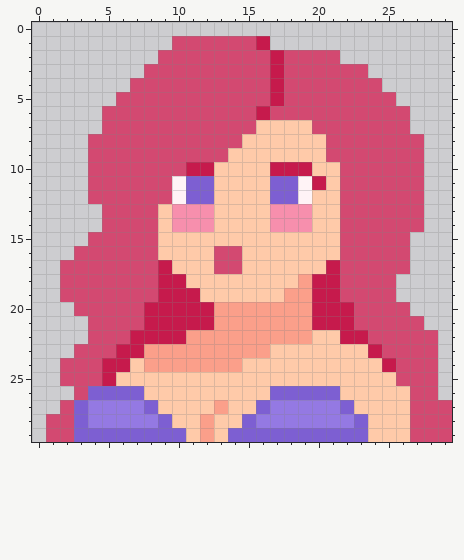
File history of a pixel-art sprite, react_main/public/images/roles/siren-vivid.png. The picture above was drawn from the file before the commit.
The file is 30x30 pixels. Pixels under 10% opacity are left out.
Once edited:
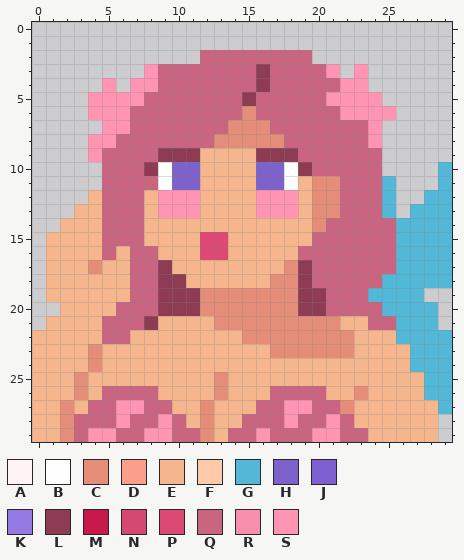
Palette (. is transparent): A #fff3f6  B #fffeff  C #e48d79  D #fb9f8a  E #f5b68e  F #ffcaa9  G #53b8d7  H #7c62ca  J #7d5fd2  K #9479e3  L #8e3c54  M #c61a4c  N #d34971  P #dc4974  Q #ca6581  R #f78fad  S #ff94b3
Edits made:
Changed rows in their new state; - is an unchanged pixel.
first column x 0:
 1 ----------.......-------------
 2 ---------...QQQQQQQQ..--------
 3 --------SQQQQQQQLQQQQS.S------
 4 -----S-SSQQQQQQQLQQQQQSS.-----
 5 ----SSSSQQQQQQQLQQQQQSSSS.----
 6 ----SSSQQQQQQQQCQQQQQQSSSS.---
 7 -----SSQQQQQQQCCCQQQQQQQS..---
 8 ----SSQQQQQQQCCCCCQQQQQQS...--
 9 ----SQQQQLLLEEEELLLQQQQQQ...--
10 ----.QQQLBHHEEEEHHBLQQQQQ...-G
11 ----.QQQQBHHEEEEHHBECCQQQG..-G
12 ----EQQQESSSEEEESSSECCQQQG..GG
13 ---EEQQQESSSEEEESSSECCQQQG.GGG
14 --EEEQQQEEEEEEEEEEEECQQQQQGGGG
15 -EEEEQQQEEEEPPEEEEEEQQQQQQGGGG
16 -EEEEQEQQEEEPPEEEEEQQQQQQQGGGG
17 -EEECEEQQLEEEEEEEECLQQQQQQGGGG
18 -EEEEEEQQLLEEEEEECCLQQQQQGGGGG
19 -EEEEEEQQLLLCCCCCCCLLQQQGGGG--
20 --EEEEQQQLLLCCCCCCCLLQQQQGGGG-
21 -EEEEQQQLEEEECCCCCCCCCEEQQGGG-
22 EEEEEQQEEEEEEEECCCCCCCCEEEGGGG
23 EEEECEEEEEEEEEEEECCCCCCEEEEGGG
24 EEEECEEEEEEEEEEEEEEEEEEEEEEGGG
25 EEECEEEEEEEEECEEEEEEEEEEEEEEGG
26 EEECEQQQQEEEECEEEQQQQEECEEEEGG
27 EECEQQSSQQEECEEEQQSSQQCEEEEEEG
28 EECQQQSQQSQECEEQQQSQQSQEEEEEE.
29 EECQSSQQSSQQCEQQSQQQSSQQEEEEE.
